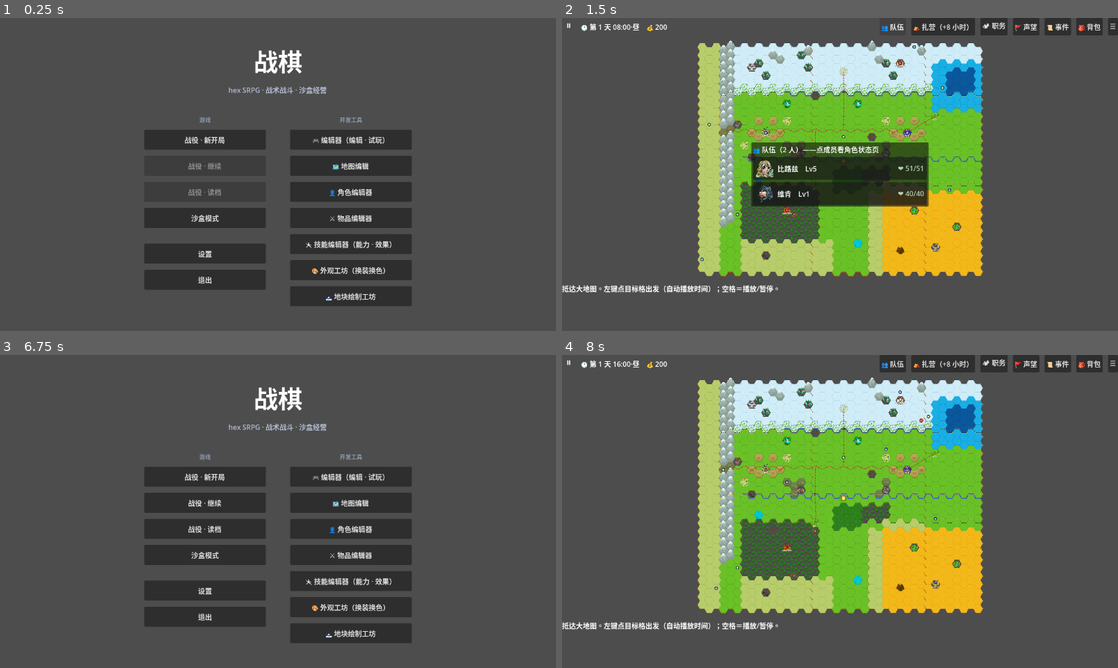
Above: before the commit, frames 1-4 (two rows, left to right).
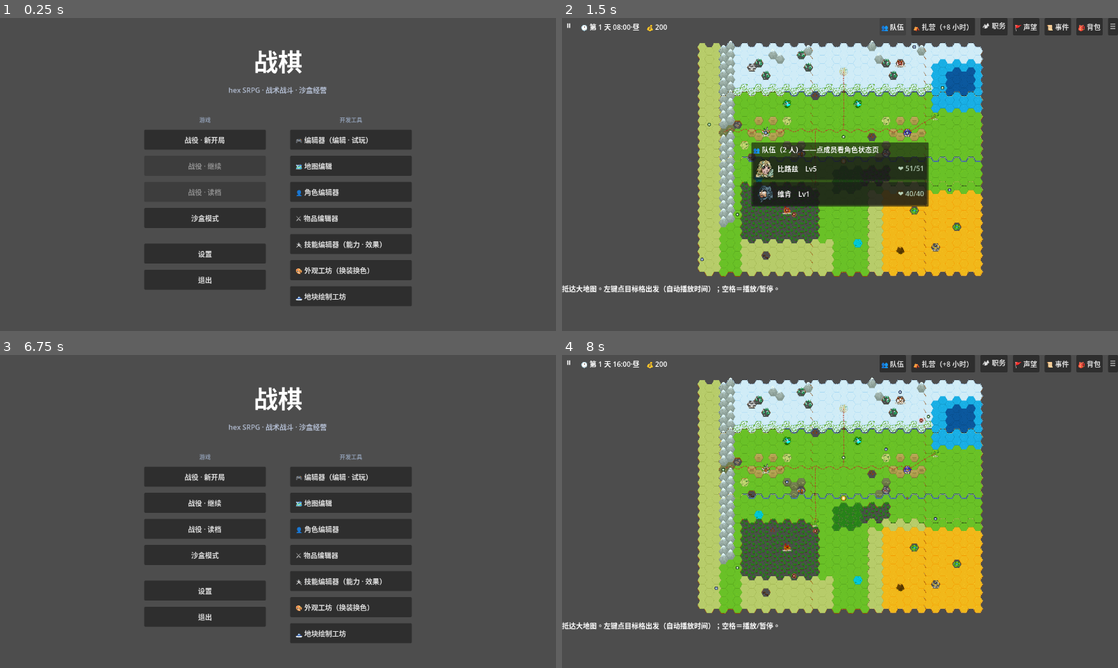
Above: after the commit, the same moments.

Repository: PileErico/SRPG
Game: Godot game, scene res://StartMenu.tscn
Two runs of this game, one before a commit and one after it. Both use one fixed random seed, a clock stepped at 60 frames per second and the inputs below.
Inputs:
- Up to frame 1 (0.25 s): no input
- Up to frame 2 (1.5 s): click "战役 · 新开局" at 0.5 s; click "👥 队伍" at 1.25 s
- Up to frame 3 (6.75 s): click "⛺ 扎营（+8 小时）" at 2 s; click "🏕 职务" at 2.75 s; click "🚩 声望" at 3.5 s; click "📜 事件" at 4.25 s; click "🎒 背包" at 5 s; click "☰" at 5.75 s; click "🚪 返回主菜单" at 6.5 s
- Up to frame 4 (8 s): click "战役 · 继续" at 7.25 s

The runs differ from the first frame. In frame 1, 1.6% of the frame differs, in the area x 53-71%, y 37-91%; in frame 2, nothing differs; in frame 3, 1.6%; in frame 4, nothing differs.

Commit message:
fix(主菜单): 开发工具列按钮左对齐——图标竖向成列更好扫
_menu_button 加 align_left 参数（左对齐+两空格呼吸位）；玩家列保持居中。

Co-Authored-By: Claude Fable 5 <noreply@anthropic.com>

Diff:
--- a/StartMenu.gd
+++ b/StartMenu.gd
@@ -61,17 +61,20 @@
 	right.add_theme_constant_override("separation", 14)
 	cols.add_child(right)
 	right.add_child(_col_header("开发工具"))
-	right.add_child(_menu_button("🎮 编辑器（编辑 · 试玩）", _on_game, false))
-	right.add_child(_menu_button("🗺️ 地图编辑", _on_map_editor, false))
-	right.add_child(_menu_button("👤 角色编辑器", _on_char_editor, false))
-	right.add_child(_menu_button("⚔️ 物品编辑器", _on_item_editor, false))
-	right.add_child(_menu_button("🤺 技能编辑器（能力 · 效果）", _on_skill_editor, false))
-	right.add_child(_menu_button("🎨 外观工坊（换装换色）", _on_appearance_workshop, false))
-	right.add_child(_menu_button("🗻 地块绘制工坊", _on_terrain_workshop, false))
+	right.add_child(_menu_button("🎮 编辑器（编辑 · 试玩）", _on_game, false, true))
+	right.add_child(_menu_button("🗺️ 地图编辑", _on_map_editor, false, true))
+	right.add_child(_menu_button("👤 角色编辑器", _on_char_editor, false, true))
+	right.add_child(_menu_button("⚔️ 物品编辑器", _on_item_editor, false, true))
+	right.add_child(_menu_button("🤺 技能编辑器（能力 · 效果）", _on_skill_editor, false, true))
+	right.add_child(_menu_button("🎨 外观工坊（换装换色）", _on_appearance_workshop, false, true))
+	right.add_child(_menu_button("🗻 地块绘制工坊", _on_terrain_workshop, false, true))
 
-func _menu_button(text: String, cb: Callable, disabled: bool) -> Button:
+# align_left：图标列左对齐（图标竖向对齐成一列，扫视更快——2026-07-15 用户校准）；缺省居中（玩家列）
+func _menu_button(text: String, cb: Callable, disabled: bool, align_left := false) -> Button:
 	var b := Button.new()
-	b.text = text
+	b.text = ("  " + text) if align_left else text   # 左对齐补两空格呼吸位（默认 stylebox 内边距太贴边）
+	if align_left:
+		b.alignment = HORIZONTAL_ALIGNMENT_LEFT
 	b.custom_minimum_size = Vector2(280, 46)
 	b.disabled = disabled
 	if not disabled and cb.is_valid():
